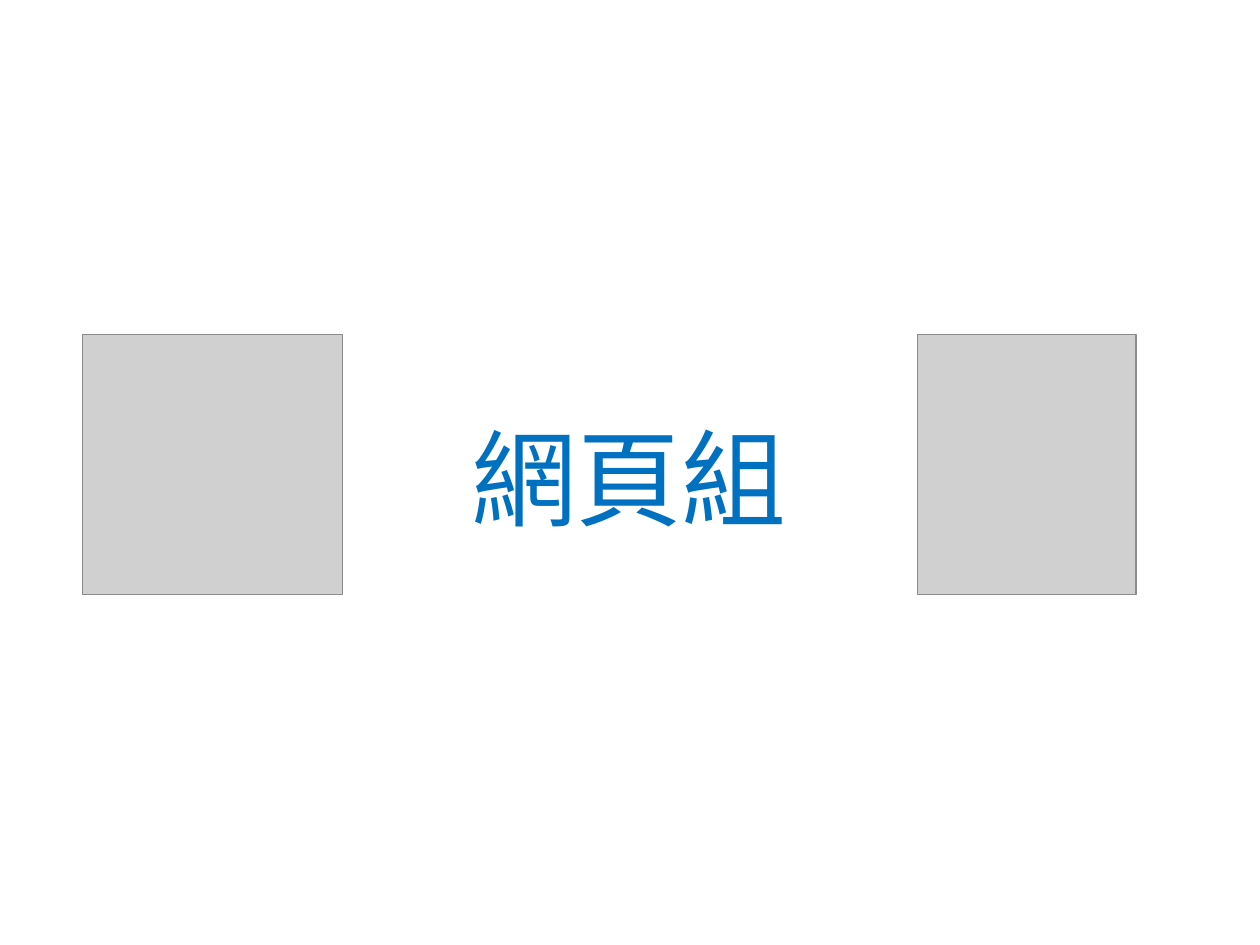
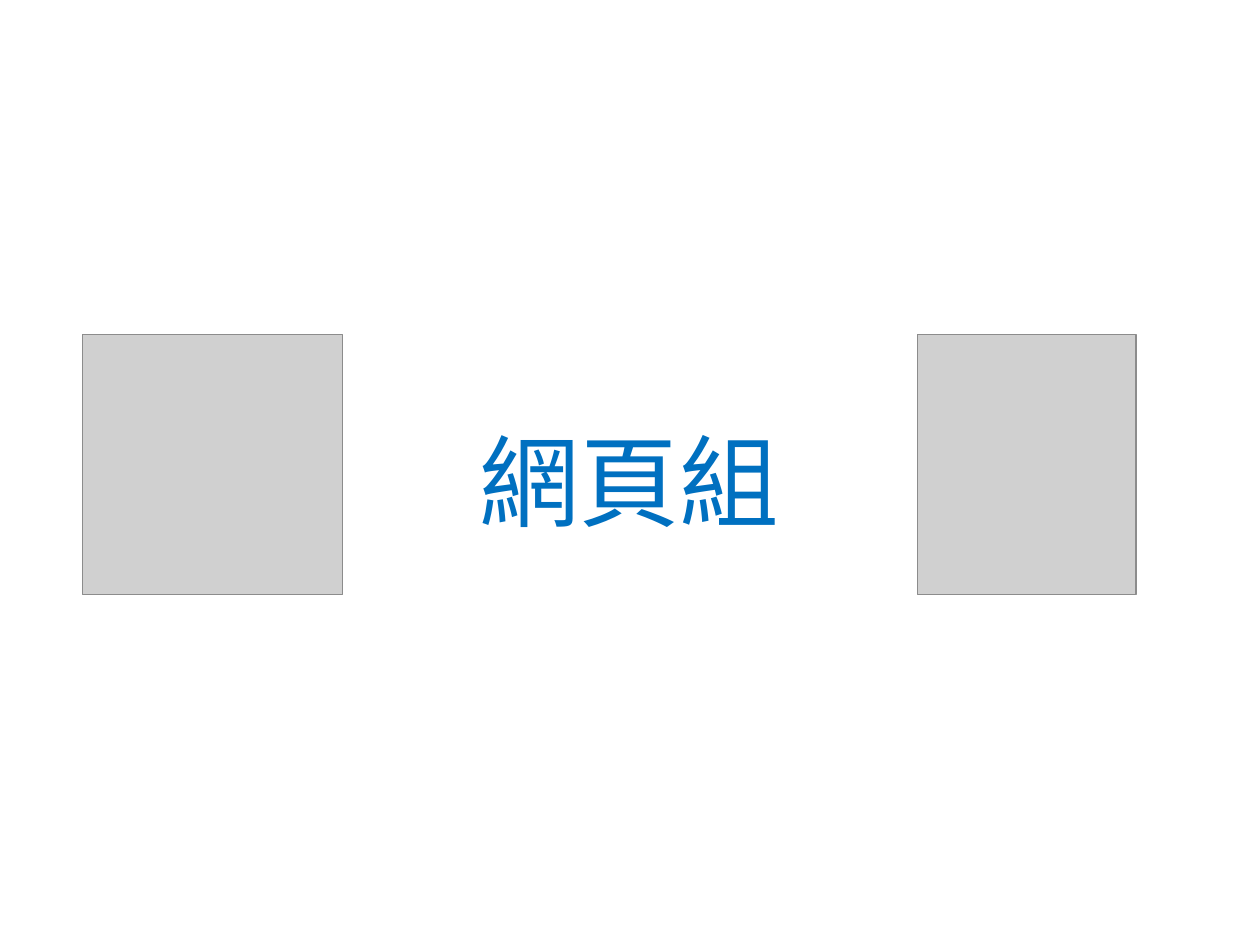
Before and after one commit to WaRTanKE7/WebClubData, a slide deck: slide 1 of 教學簡報/JavaScript - 4.pptx. Drawn at 1260x945 pixels with LibreOffice and Linux fonts; fonts in the diff are those of the drawing; grey boxes stand for pictures; background and template pictures are left out. Boxes give left, top, right and bottom in pixels: in the first picture for what was removed or moved away, otherwise in the second. Text is boxed around its words. In the diff, an @@ line names an element or a change of style, - is before the commit and + after.

```diff
--- a/教學簡報/JavaScript - 4.pptx
+++ b/教學簡報/JavaScript - 4.pptx
@@ title "網頁組" at bbox=[480, 435, 779, 527]: size 60 to 57 pt @@
```
Also in this commit, not shown: 12 other slides changed.
